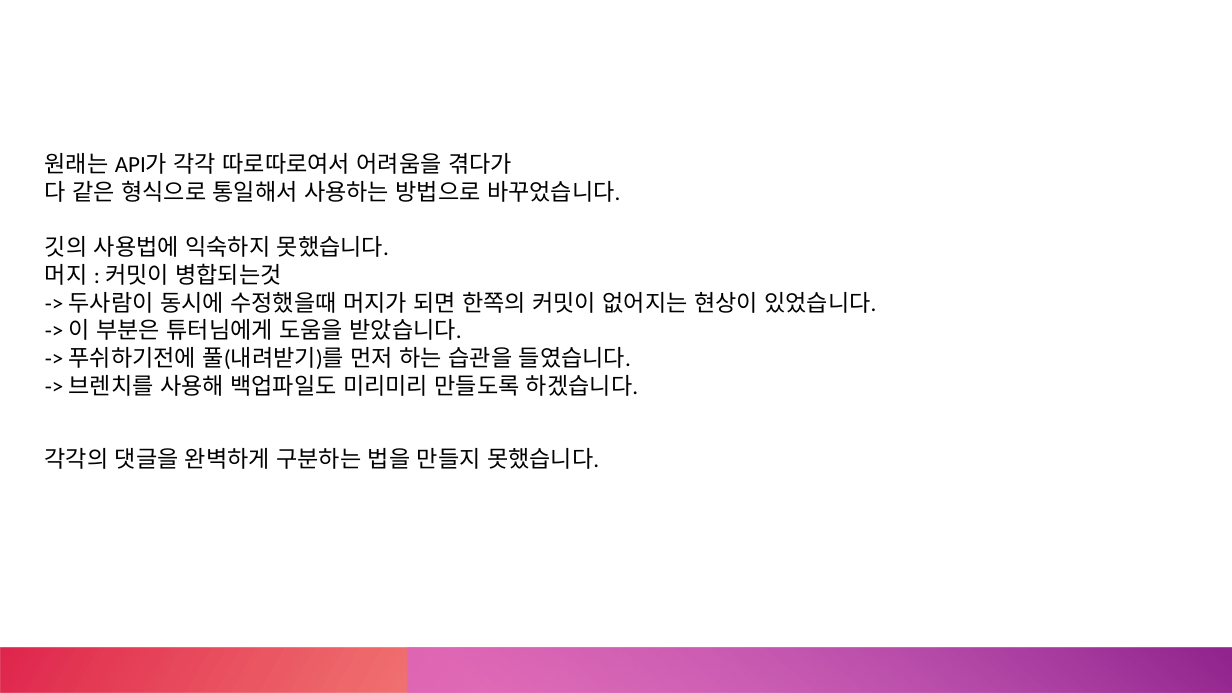
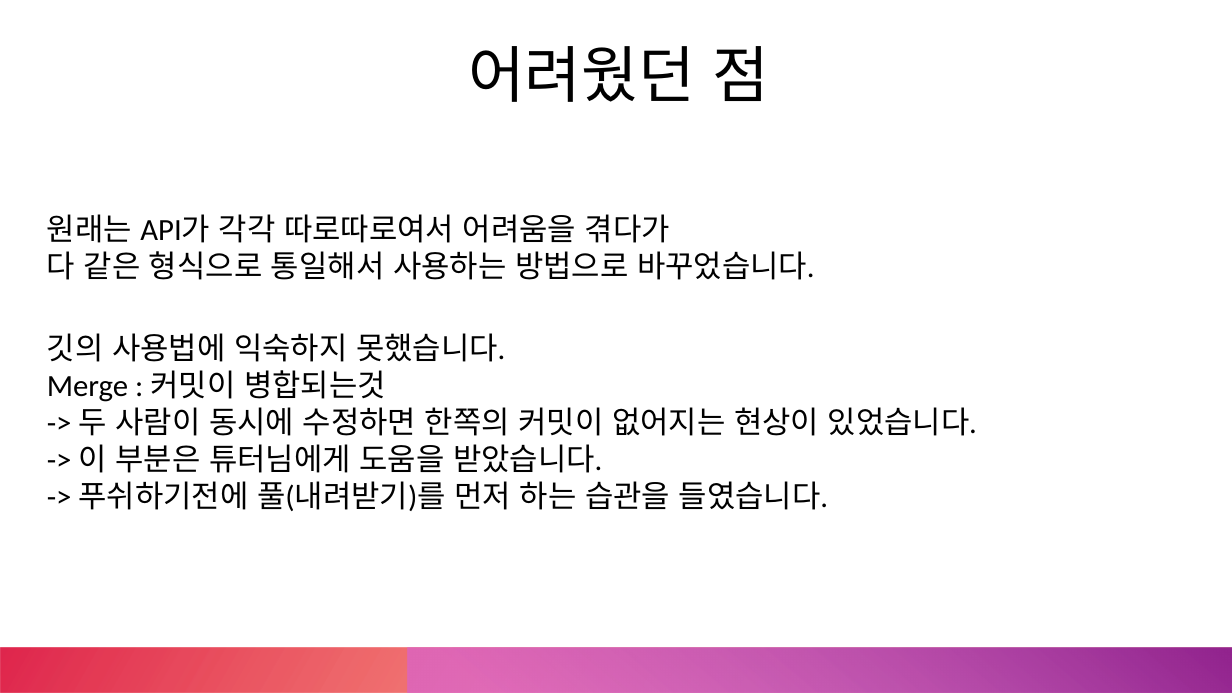
Before and after one commit to Mrgil0/FourGlass, a slide deck: slide 7 of FourGlass/FourGlass.pptx (slide 5 before the commit). Drawn at 1232x693 pixels with LibreOffice and Linux fonts; fonts in the diff are those of the drawing. Boxes give left, top, right and bottom in pixels: in the first picture for what was removed or moved away, otherwise in the second. Text is boxed around its words. In the diff, an @@ line names an element or a change of style, - is before the commit and + after.

Commit message:
수정
변수 이름 수정, ppx수정

```diff
--- a/FourGlass/FourGlass.pptx
+++ b/FourGlass/FourGlass.pptx
@@ text added at [468,46,769,102], 48 pt, text #000000 @@
+어려웠던 점
@@ text "원래는 API가 각각 따로따로여서 어려움을 ...": place and size @@
-text "원래는 API가 각각 따로따로여서 어려움을 ..." at [45,153,620,202]
+text "원래는 API가 각각 따로따로여서 어려움을 ..." at [47,214,815,280]
@@ text "원래는 API가 각각 따로따로여서 어려움을 ..." at [47,214,815,280]: size 18 to 24 pt @@
@@ text "깃의 사용법에 익숙하지 못했습니다.": place and size @@
-text "깃의 사용법에 익숙하지 못했습니다." at [45,236,876,396]
+text "깃의 사용법에 익숙하지 못했습니다." at [47,333,977,511]
@@ text at [47,333,828,511]: size 18 to 24 pt in "깃의 사용법에 익숙하지 못했습니다.", "-> 이 부분은 튜터님에게 도움을 받았습니다.", "-> 푸쉬하기전에 풀(내려받기)를 먼저 하는 습관을 들였습니다." @@
@@ text at [47,370,977,436]: text changed; size 18 to 24 pt @@
-머지 : 커밋이 병합되는것
--> 두사람이 동시에 수정했을때 머지가 되면 한쪽의 커밋이 없어지는 현상이 있었습니다.
+Merge : 커밋이 병합되는것
+-> 두 사람이 동시에 수정하면 한쪽의 커밋이 없어지는 현상이 있었습니다.
@@ text at [69,375,638,396]: paragraph removed @@
--> 브렌치를 사용해 백업파일도 미리미리 만들도록 하겠습니다.
@@ text removed at [45,448,599,469] @@
-각각의 댓글을 완벽하게 구분하는 법을 만들지 못했습니다.
```
Also in this commit, not shown: 3 other slides changed, 2 slides added, 2 other files.
